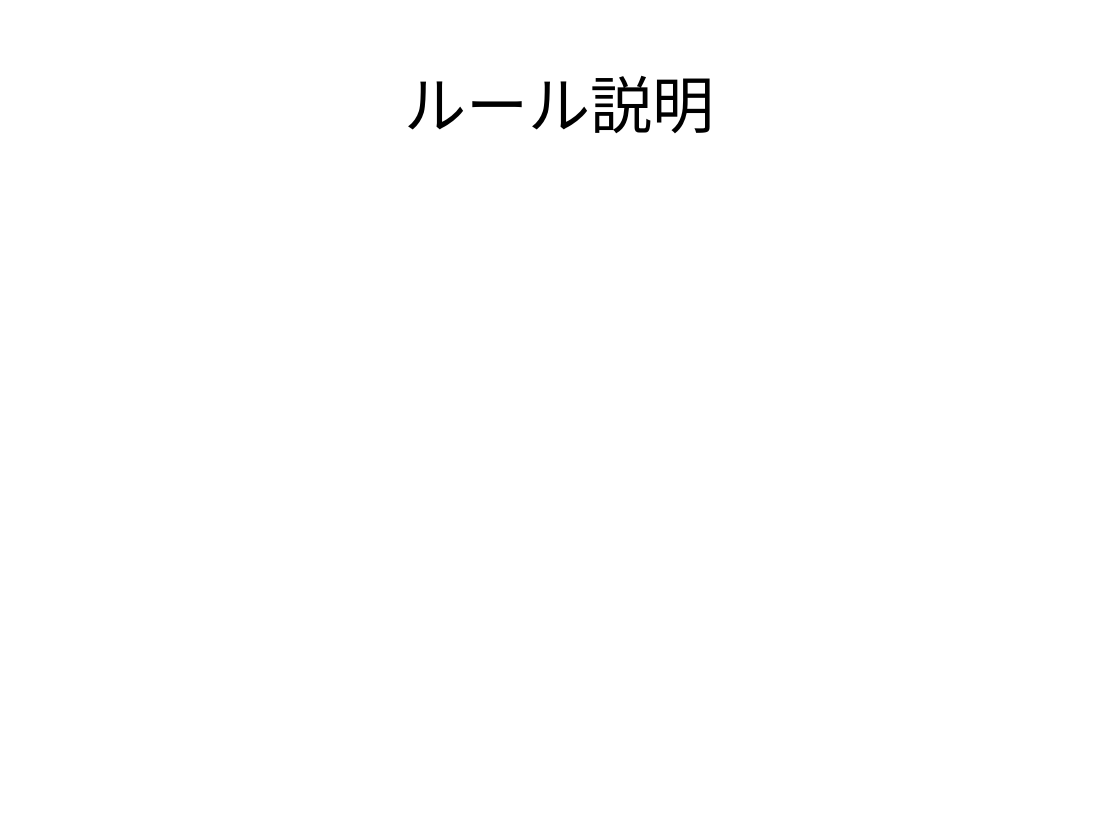
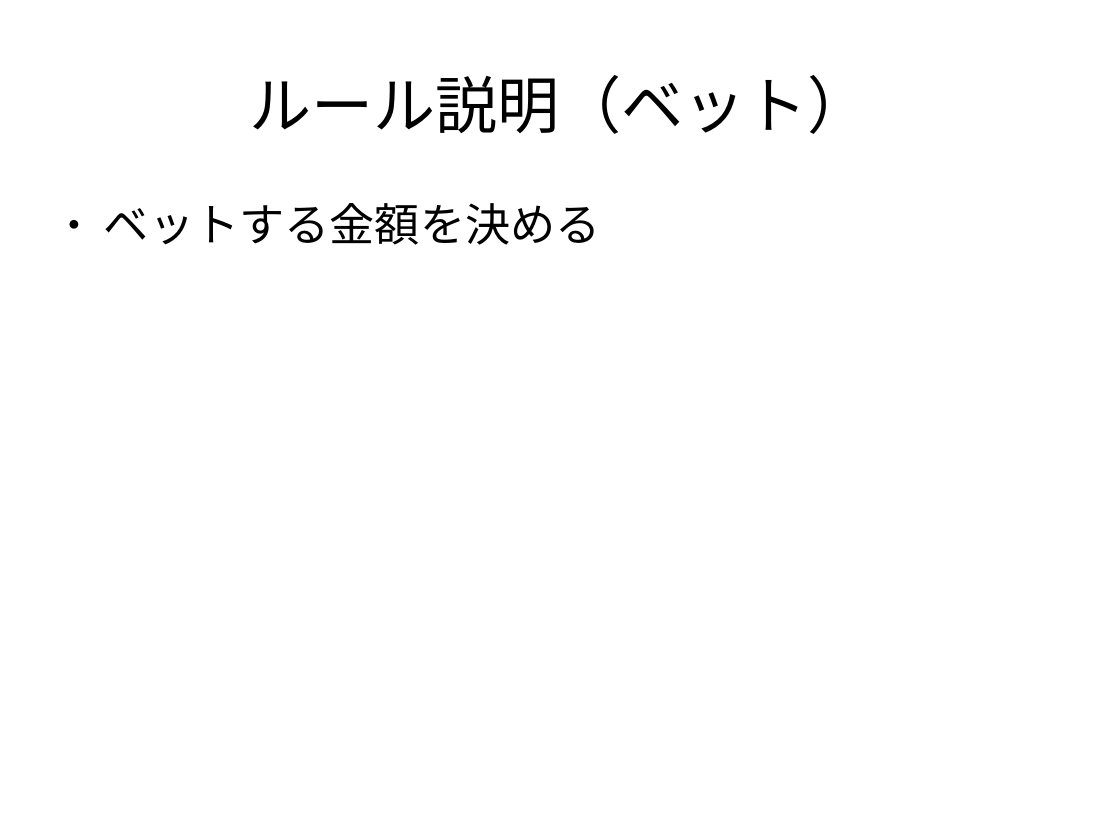
Before and after one commit to Hideya09/Casino, a slide deck: slide 7 of プレゼン資料/ゲーム制作発表.odp. Drawn at 1120x840 pixels with LibreOffice and Linux fonts; fonts in the diff are those of the drawing. Boxes give left, top, right and bottom in pixels: in the first picture for what was removed or moved away, otherwise in the second. Text is boxed around its words. In the diff, an @@ line names an element or a change of style, - is before the commit and + after.

```diff
--- a/プレゼン資料/ゲーム制作発表.odp
+++ b/プレゼン資料/ゲーム制作発表.odp
@@ title at [249, 75, 870, 134]: text changed @@
-ルール説明
+ルール説明（ベット）
@@ text added at [104, 203, 601, 245], 32 pt, text #000000 @@
+● ベットする金額を決める
```
Also in this commit, not shown: 4 other slides changed, 15 slides added, 2 slides removed.
